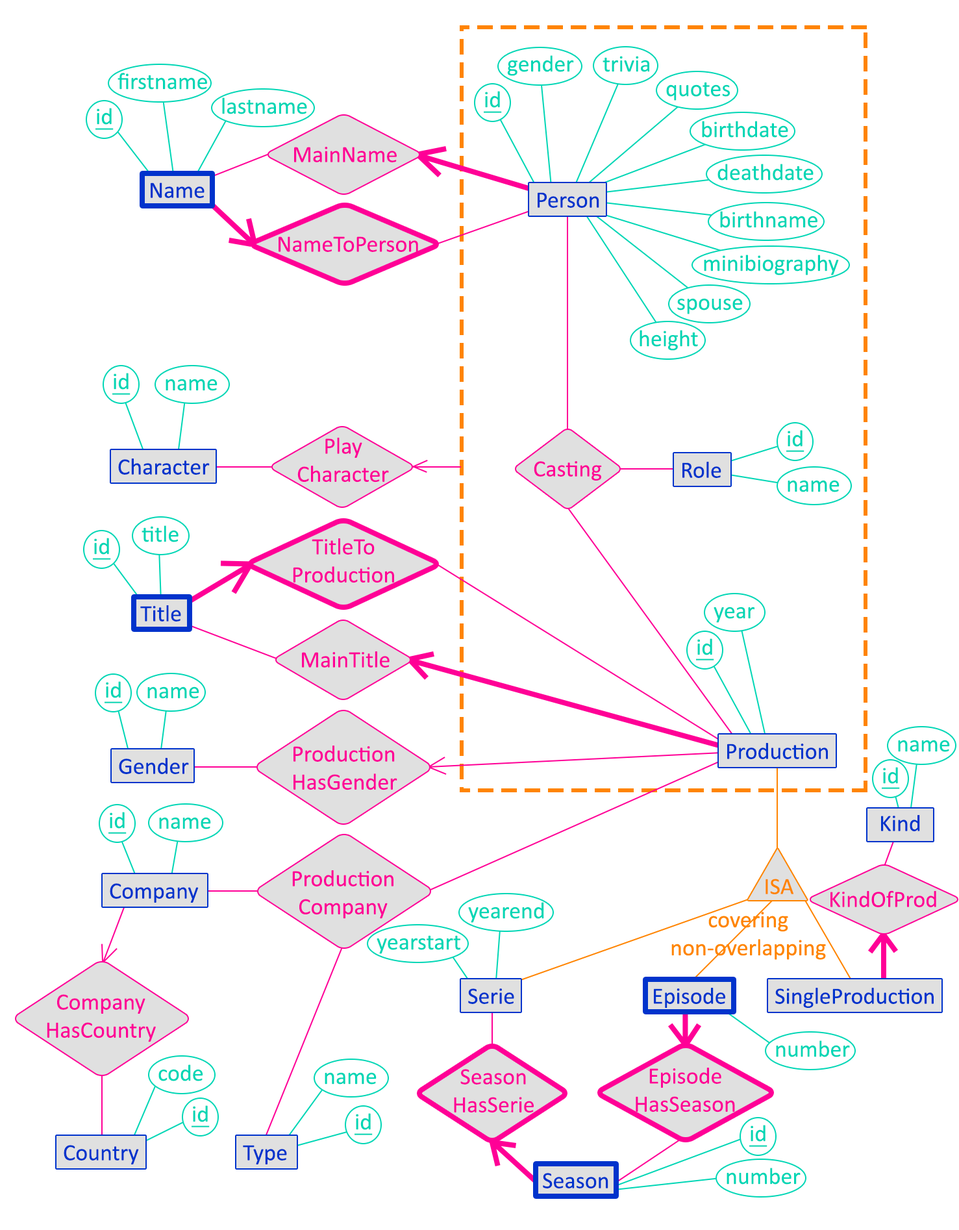
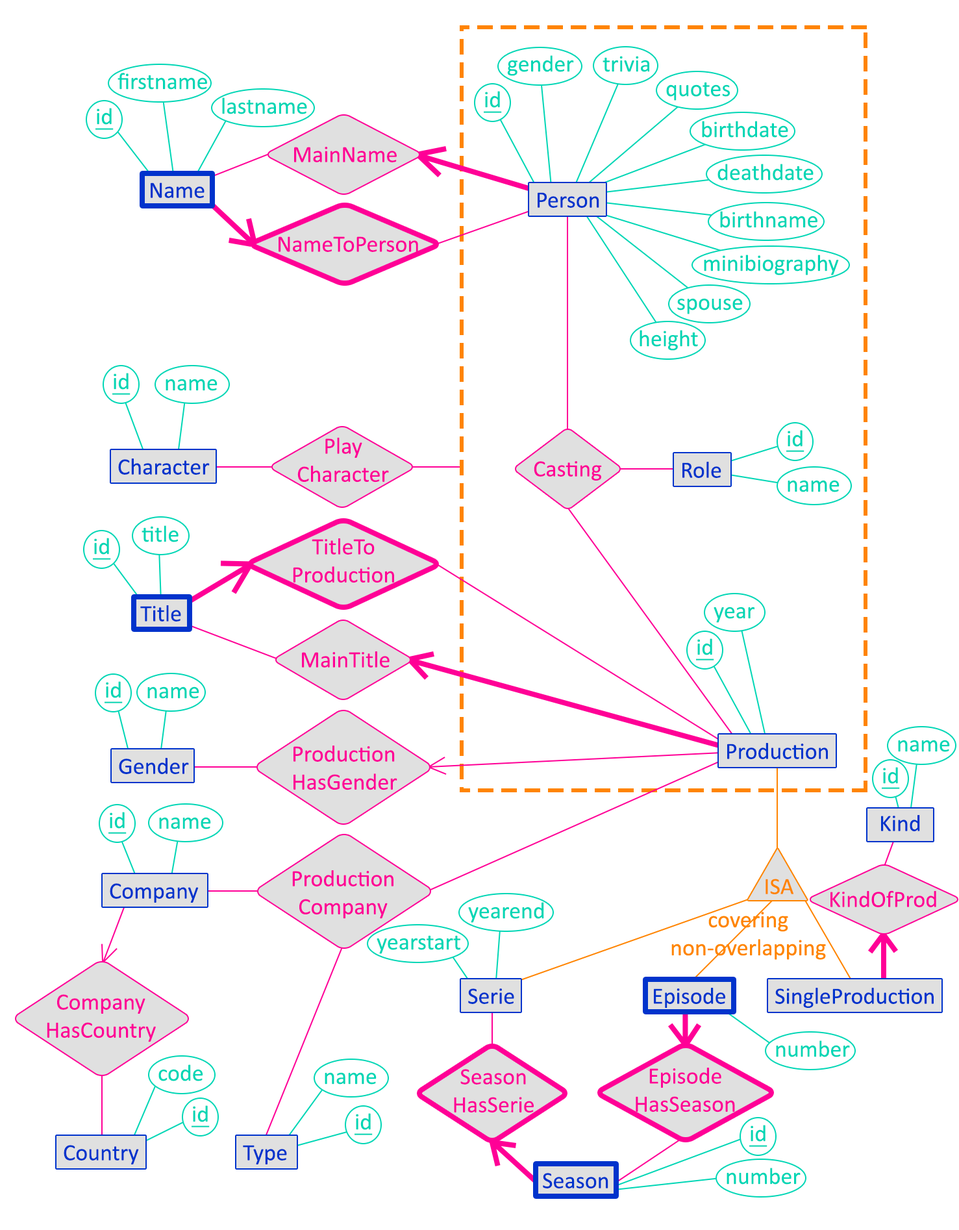
Before/after of a w=959, h=1230 layered artwork. What changed in the layer stack:
painted on "_Casting" over [412,459,462,473]
